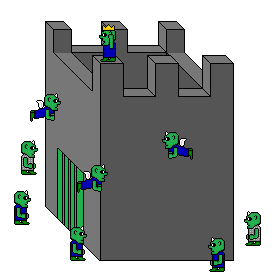
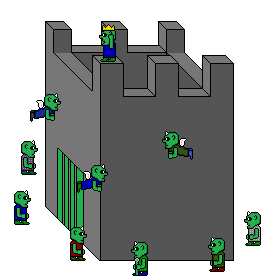
Layered file, before and after one edit (280 × 280). Changes by layer:
renamed "FlyingGoblin copy 2" to "FlyingGoblin2", moved it above "ArmoredGoblin", painted on it over (169, 145, 192, 159)
renamed "FlyingGoblin" to "FlyingGoblin3", painted on it over (31, 107, 54, 121)
added layer "SpearGoblin" above "Goblin3" over (131, 241, 148, 276)
renamed "Goblin copy 2" to "Goblin3", painted on it over (71, 240, 85, 260)
renamed "ArmoredGoblin copy" to "ArmoredGoblin3", moved it above "Goblin", painted on it over (22, 154, 36, 174)
renamed "Goblin copy" to "Goblin2", painted on it over (210, 251, 224, 271)
